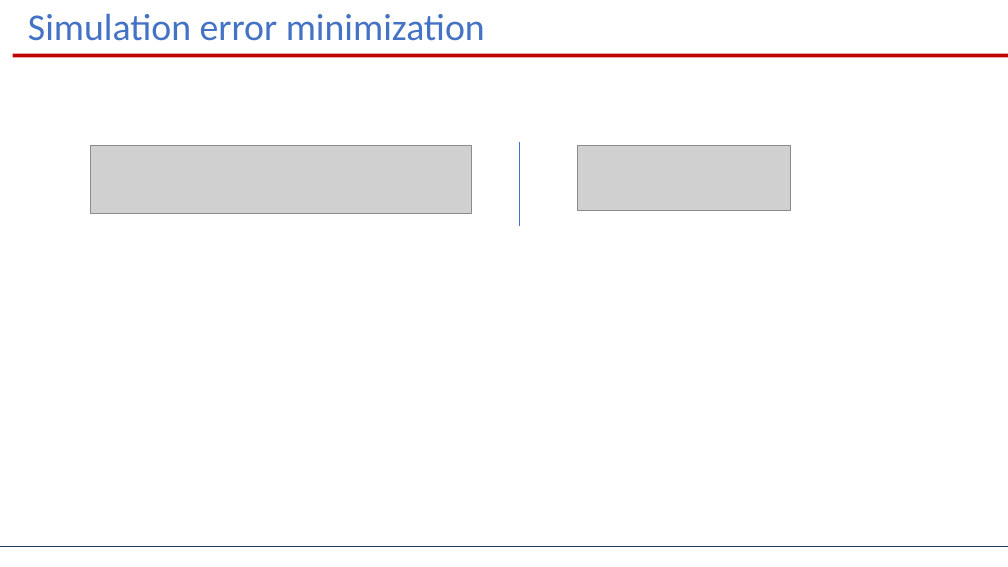
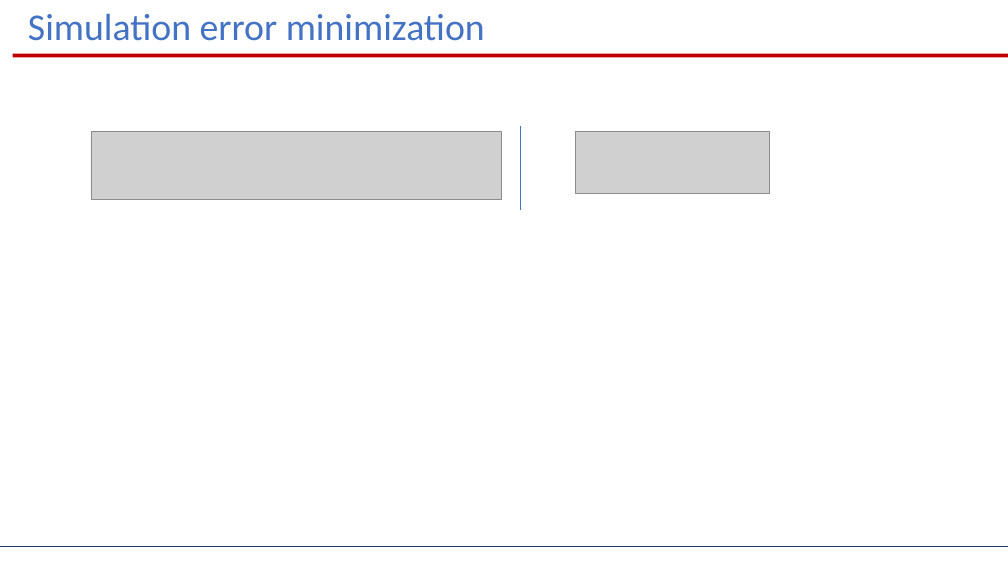
Before and after one commit to dariopi/Deep_Learning_for_SYSID_Lugano24, a slide deck: slide 6 of Lessons/state_space.pptx. Drawn at 1008x567 pixels with LibreOffice and Linux fonts; fonts in the diff are those of the drawing; grey boxes stand for pictures; background and template pictures are left out. Boxes give left, top, right and bottom in pixels: in the first picture for what was removed or moved away, otherwise in the second. Text is boxed around its words. In the diff, an @@ line names an element or a change of style, - is before the commit and + after.

```diff
--- a/Lessons/state_space.pptx
+++ b/Lessons/state_space.pptx
@@ picture: place and size @@
-picture at [90, 145, 471, 213]
+picture at [91, 132, 501, 200]
@@ line moved from (520, 141) - (520, 226) to (520, 126) - (520, 210) @@
@@ picture: place and size @@
-picture at [577, 145, 790, 210]
+picture at [575, 132, 770, 194]
```
Also in this commit, not shown: 2 other slides changed, 1 other file.
